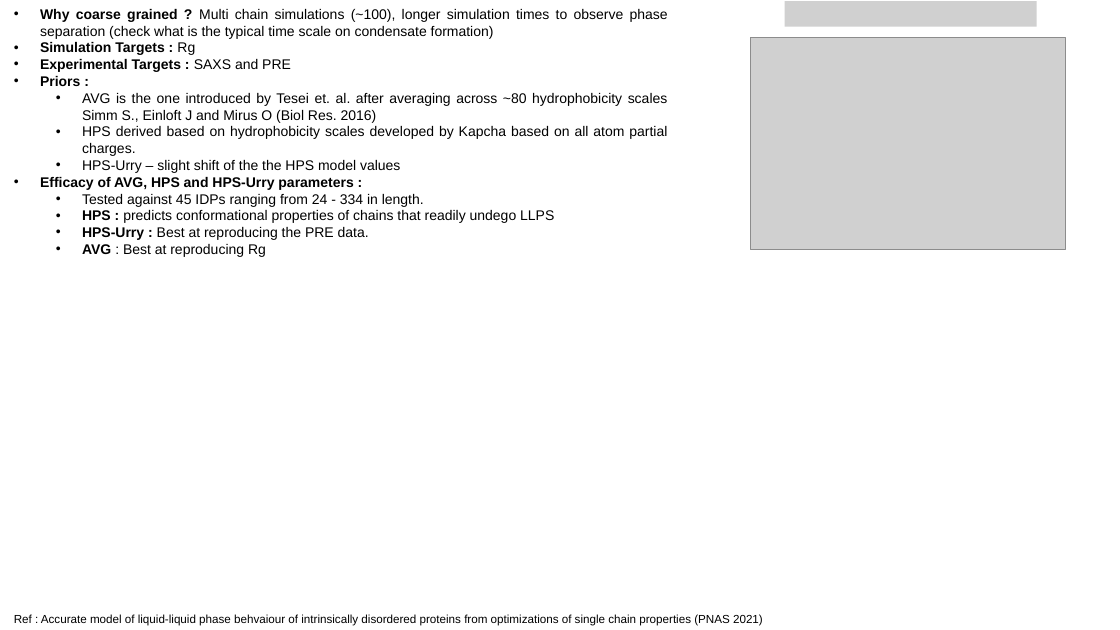
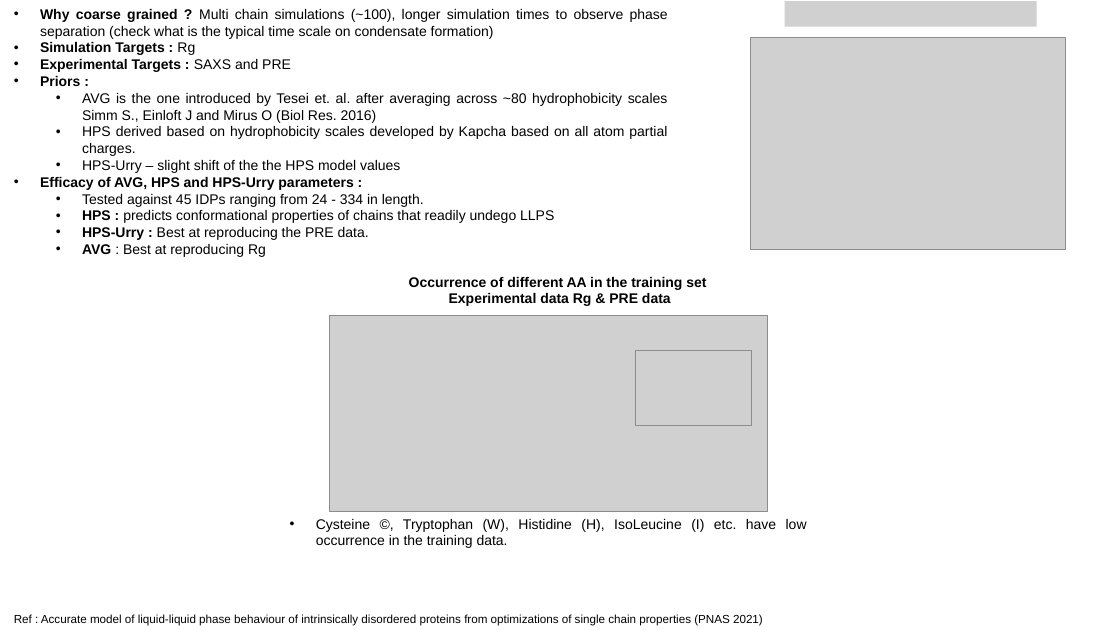
Before and after one commit to T-NIKHIL/BayesicForceFields, a slide deck: slide 1 of examples/calvados/CALVADOS_optimization_of_stickiness.pptx. Drawn at 1120x630 pixels with LibreOffice and Linux fonts; fonts in the diff are those of the drawing; grey boxes stand for pictures. Boxes give left, top, right and bottom in pixels: in the first picture for what was removed or moved away, otherwise in the second. Text is boxed around its words. In the diff, an @@ line names an element or a change of style, - is before the commit and + after.

```diff
--- a/examples/calvados/CALVADOS_optimization_of_stickiness.pptx
+++ b/examples/calvados/CALVADOS_optimization_of_stickiness.pptx
@@ text added at [409,277,706,306], 12 pt, text #000000, bold @@
+Occurrence of different AA in the training set
+Experimental data Rg & PRE data
@@ picture added at [330,315,768,511] @@
@@ picture added at [635,350,752,426] @@
@@ text added at [316,519,807,548], 12 pt, text #000000 @@
+• Cysteine ©, Tryptophan (W), Histidine (H), IsoLeucine (I) etc. have low occurrence in the training data.
@@ text at [14,614,763,626]: text changed @@
-Ref : Accurate model of liquid-liquid phase behvaiour of intrinsically disordered proteins from optimizations of single chain properties (PNAS 2021)
+Ref : Accurate model of liquid-liquid phase behaviour of intrinsically disordered proteins from optimizations of single chain properties (PNAS 2021)
```
Also in this commit, not shown: 3 other slides changed, 1 slide added, 13 other files.
